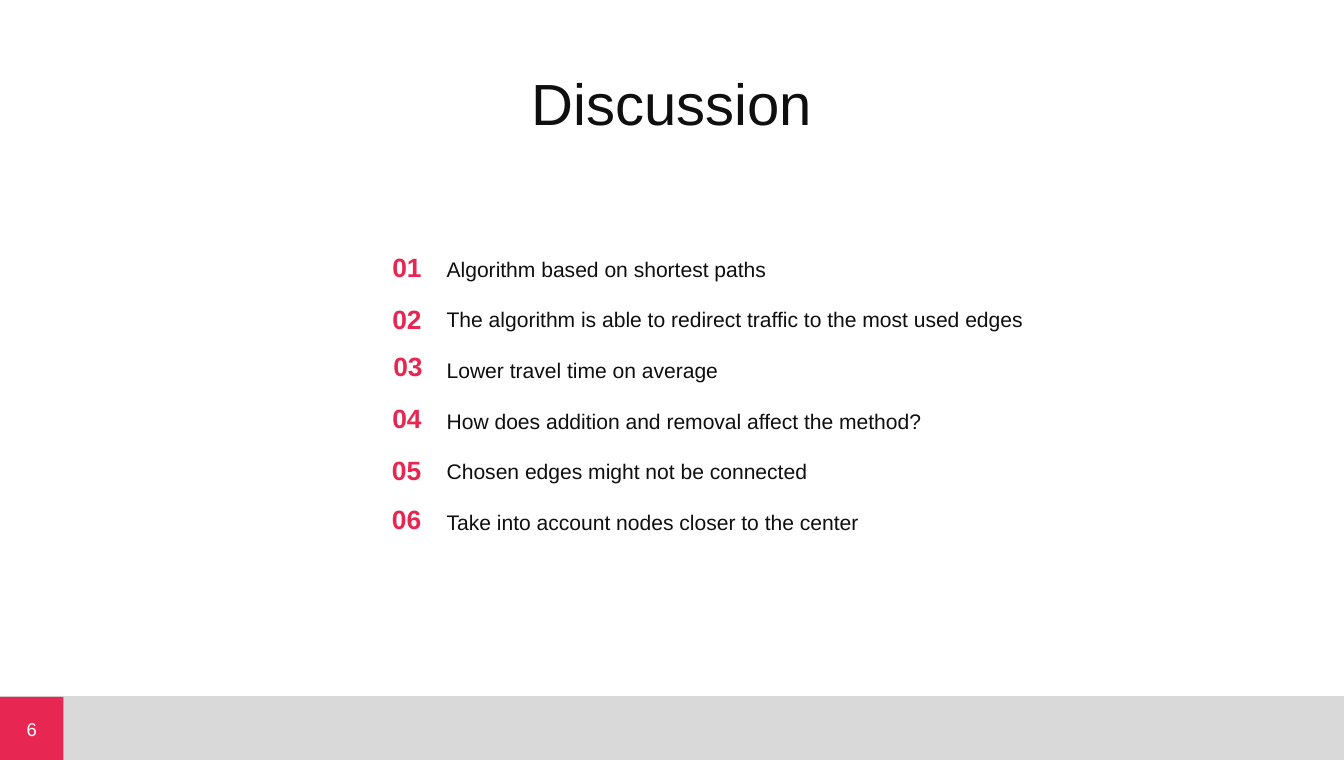
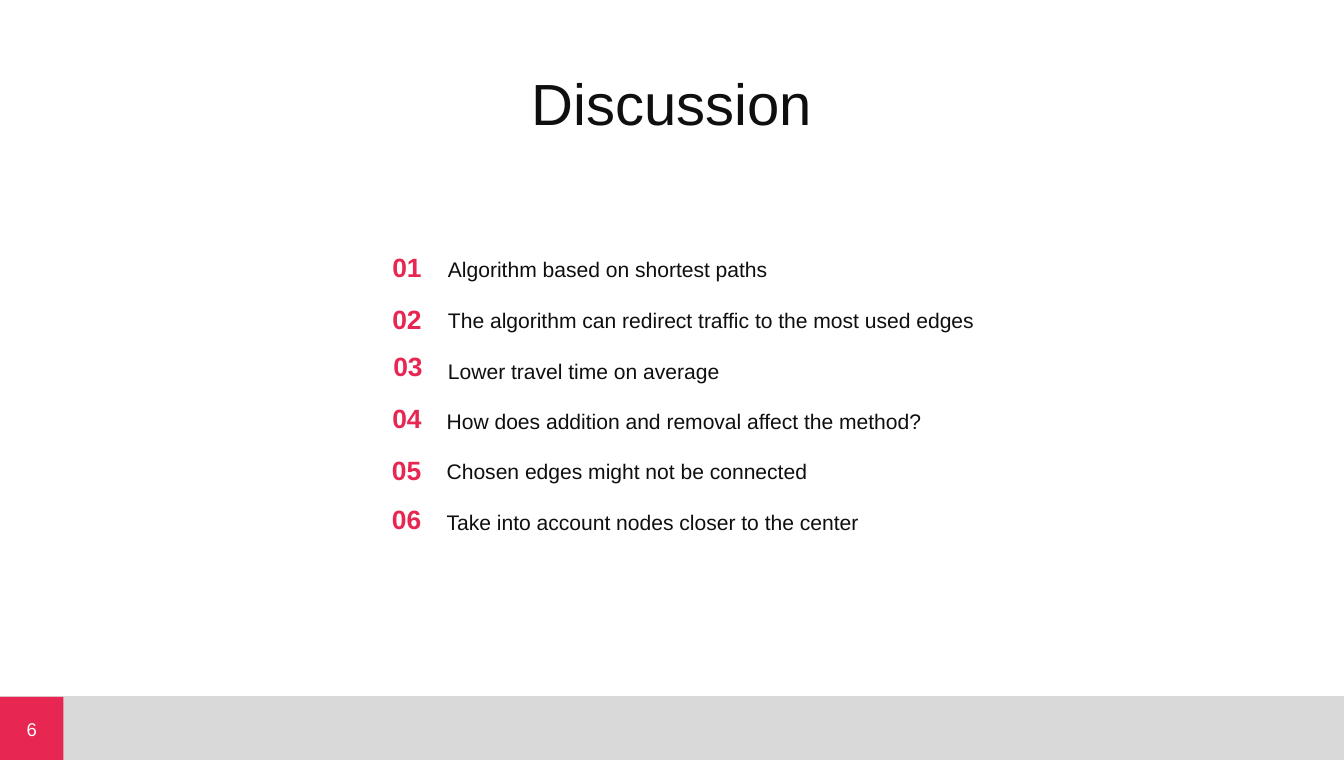
Before and after one commit to zlxxo/NetSci_Project, a slide deck: slide 8 of presentation.pptx. Drawn at 1344x760 pixels with LibreOffice and Linux fonts; fonts in the diff are those of the drawing. Boxes give left, top, right and bottom in pixels: in the first picture for what was removed or moved away, otherwise in the second. Text is boxed around its words. In the diff, an @@ line names an element or a change of style, - is before the commit and + after.

```diff
--- a/presentation.pptx
+++ b/presentation.pptx
@@ text at [447, 261, 1022, 383]: paragraphs removed @@
-Algorithm based on shortest paths
-The algorithm is able to redirect traffic to the most used edges
-Lower travel time on average
@@ text added at [448, 261, 973, 384], 16 pt, text #0F0F0F @@
+Algorithm based on shortest paths
+The algorithm can redirect traffic to the most used edges
+Lower travel time on average
```
Also in this commit, not shown: 1 other slide changed, 2 slides removed.
